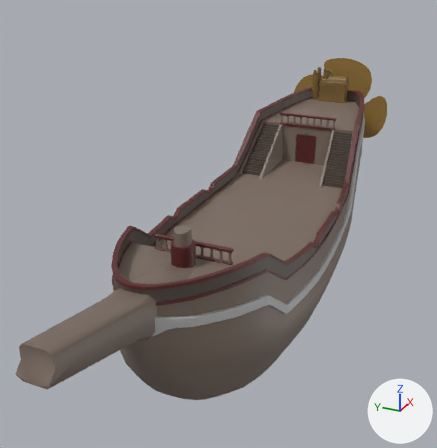
Two versions of the FBX model Project3_team2/Assets/Models/Incinerator/Broken_Ship_2.fbx, one commit apart.
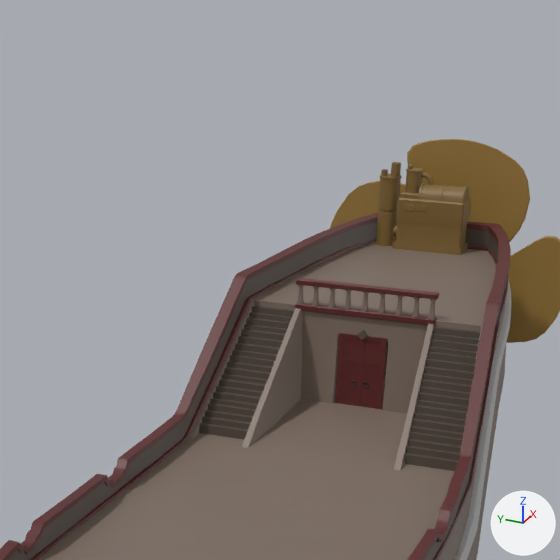
Each version appears first whole from a 50 mm camera at (-0.1445, -0.0542, 0.0768) aimed at (-0.0025, 0.0097, 0.0058), and next in a close-up on the part from 38% to 88% of the width and 1% to 50% of the height. Every picture has the same lights, and +X, +Y and +Z are marked at lower right. The last two pictures show the newer version. Where no turn or scale is listed for an object, it has been applied to the vertices. Vertices at exactly the same position are counted once.

In view in the first close-up: 'Broken_Ship_2'.
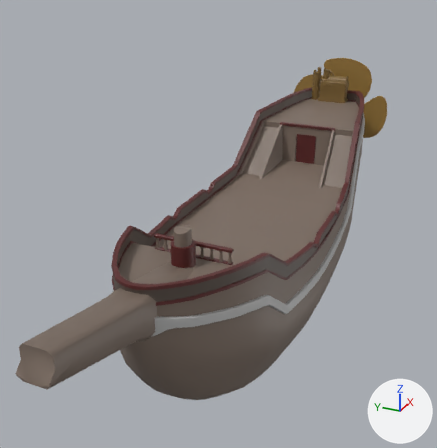
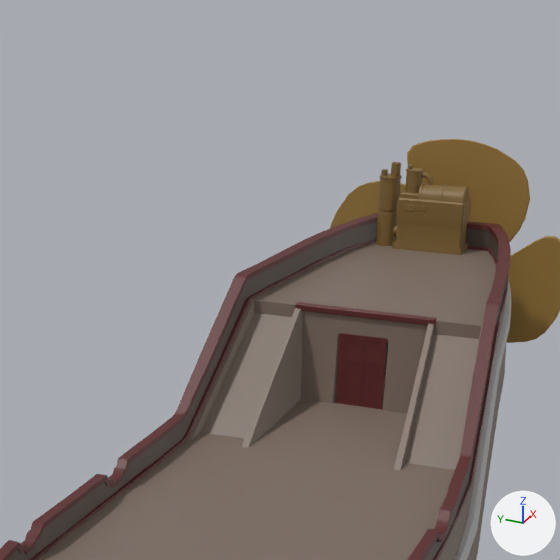
The change in detail:
me_mesh is used by ob_broken_ship_2; location (-0.02, 0.0, 0.0442).
me_mesh had 8601 vertices, 8510 faces and spanned x -0.071..0.114, y -0.022..0.022, z -0.072..-0.006.
me_mesh now has 7316 vertices, 7348 faces and spans x -0.071..0.114, y -0.022..0.022, z -0.072..-0.006.
me_mesh part 1: 11 loose pieces with 922 vertices, spanning x 0.053..0.069, y -0.018..0.018, z -0.036..-0.018, are deleted.
me_mesh part 2: 34 vertices moved within x 0.068, y -0.009..0.009, z -0.025..-0.021; 155 vertices removed from x 0.067..0.068, y -0.009..0.009, z -0.025..-0.019.
Other edits to the shape of me_mesh do not show in these pictures.
me_mesh no longer uses material mat_metal_dark (black #2d2d2d).

Boxes (x1, y1, x2, y2) around the edits, measured in the close-ups (560 x 560 px):
part 1 of me_mesh, deleted: before (199, 278, 480, 471)
part 2 of me_mesh, cut back: before (271, 285, 467, 363); after (295, 302, 467, 360)
